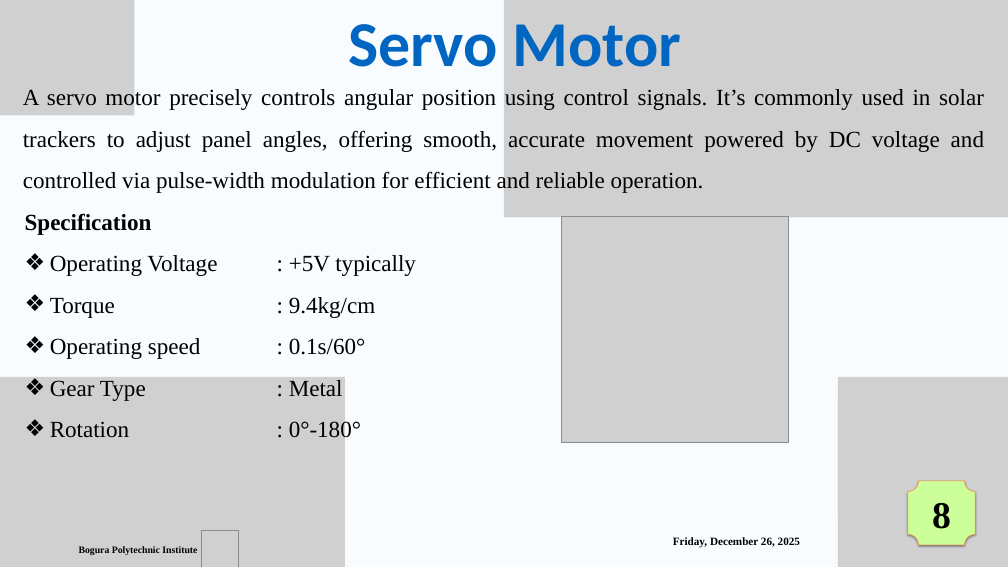
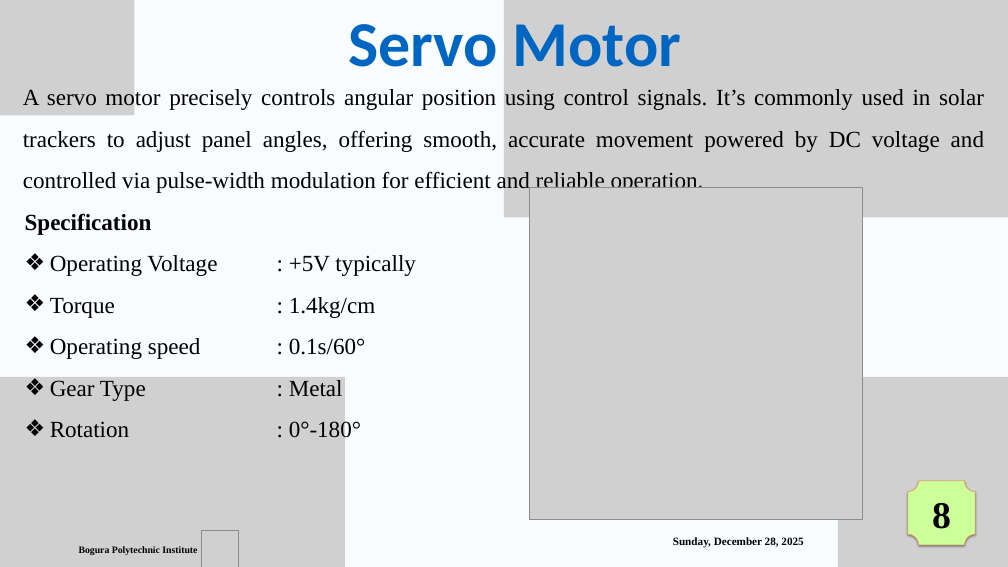
Before and after one commit to riyadhasan24/NRF_Based_Wireless_Dual_Control_Robotic_Arm, a slide deck: slide 10 of Riyad.pptx. Drawn at 1008x567 pixels with LibreOffice and Linux fonts; fonts in the diff are those of the drawing; grey boxes stand for pictures. Boxes give left, top, right and bottom in pixels: in the first picture for what was removed or moved away, otherwise in the second. Text is boxed around its words. In the diff, an @@ line names an element or a change of style, - is before the commit and + after.

```diff
--- a/Riyad.pptx
+++ b/Riyad.pptx
@@ picture: place and size @@
-picture at (562, 216, 789, 443)
+picture at (529, 187, 862, 520)
@@ text at (50, 297, 376, 318): text changed @@
-❖ Torque : 9.4kg/cm
+❖ Torque : 1.4kg/cm
@@ text at (673, 537, 803, 548): text changed @@
-Friday, December 26, 2025
+Sunday, December 28, 2025
```
Also in this commit, not shown: 19 other slides changed, 1 other file.
